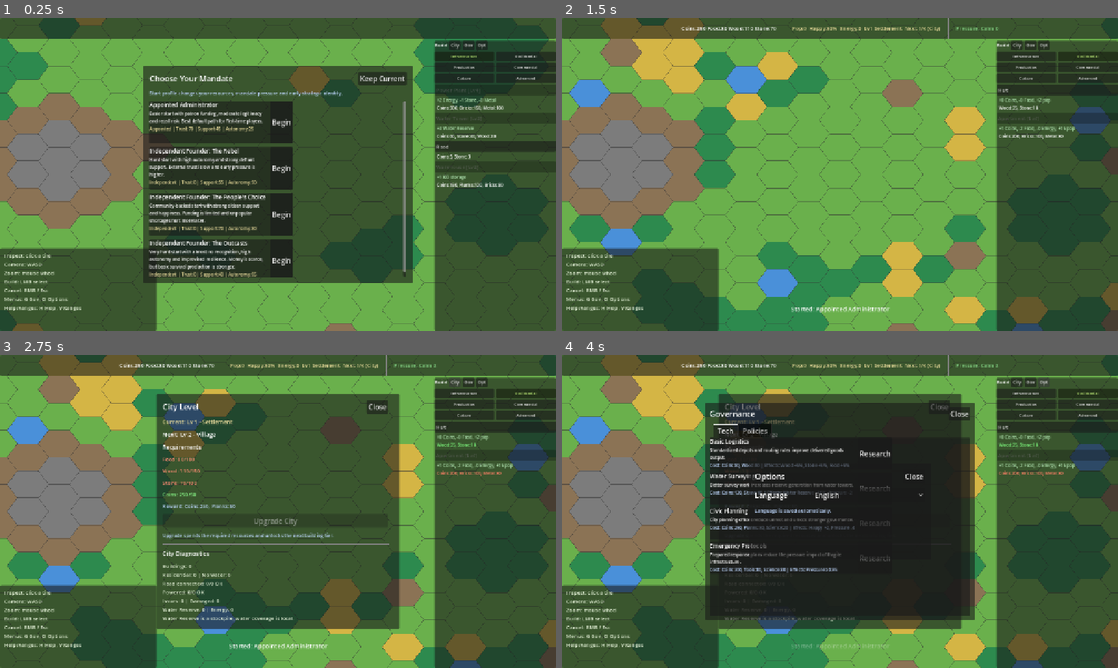
Above: before the commit, frames 1-4 (two rows, left to right).
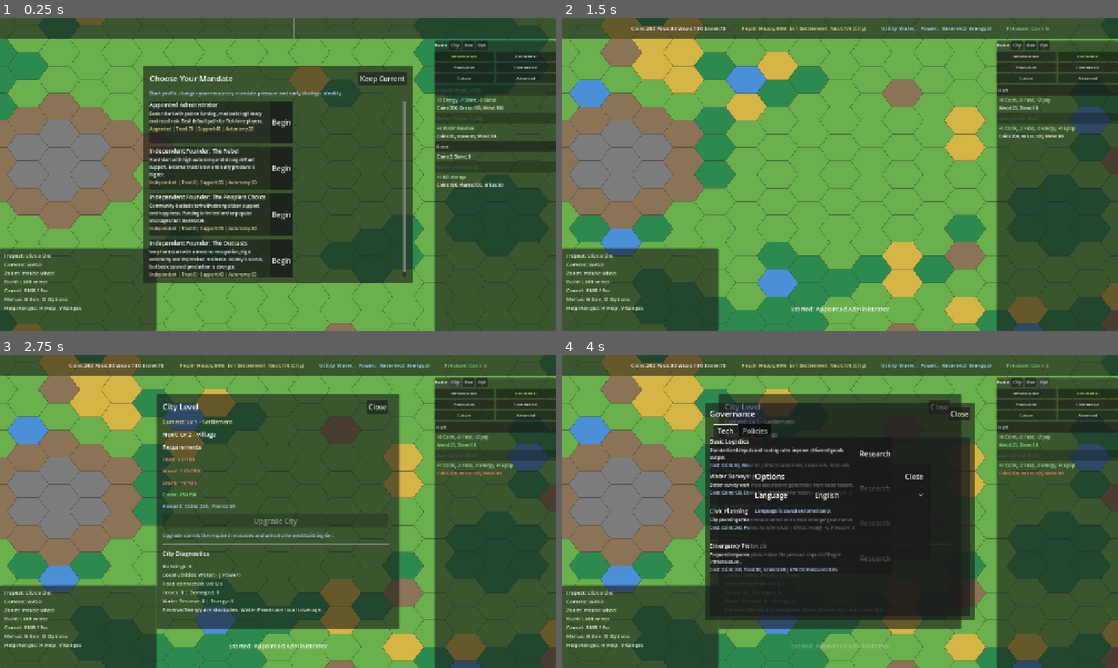
Above: after the commit, the same moments.

Repository: Gaefa/Gamefication
Game: Godot game, scene res://scenes/main.tscn
The game is run twice, just before and just after one commit, with the same random seed, the same clock (stepped at 60 frames per second) and the same inputs.
Inputs:
- Up to frame 1 (0.25 s): no input
- Up to frame 2 (1.5 s): click "Residential" at 0.5 s; click "Begin" at 1.25 s
- Up to frame 3 (2.75 s): click "City" at 2 s
- Up to frame 4 (4 s): click "Gov" at 2.75 s; click "Opt" at 3.5 s

The runs differ from the first frame. In frame 1, less than 0.1% of the frame differs, in the area x 52-53%, y 0-7%; in frame 2, 0.6%; in frame 3, 1.3%, in the area x 12-88%, y 0-86%; in frame 4, 0.7%.

Commit message:
feat: separate utility coverage from stockpiles

Diff:
--- a/godot/content/base/localization.json
+++ b/godot/content/base/localization.json
@@ -117,7 +117,7 @@
   },
   "ui.flow.power": {
     "en": "Power",
-    "ru": "Энергия"
+    "ru": "Энергосеть"
   },
   "ui.flow.inputs": {
     "en": "Inputs",
@@ -147,10 +147,22 @@
     "en": "blocked",
     "ru": "заблокировано"
   },
+  "ui.flow.delivery": {
+    "en": "delivery",
+    "ru": "доставка"
+  },
+  "ui.flow.stock": {
+    "en": "stock",
+    "ru": "склад"
+  },
   "ui.needs.title": {
     "en": "Needs",
     "ru": "Потребности"
   },
+  "ui.utility.title": {
+    "en": "Utility",
+    "ru": "Коммуналка"
+  },
   "ui.governance.short": {
     "en": "Gov",
     "ru": "Упр"
@@ -247,9 +259,17 @@
     "en": "Water Reserve",
     "ru": "Резерв воды"
   },
+  "ui.city.water_reserve_short": {
+    "en": "Reserve",
+    "ru": "Резерв"
+  },
+  "ui.city.local_utilities": {
+    "en": "Local utilities",
+    "ru": "Локальная коммуналка"
+  },
   "ui.city.coverage_note": {
-    "en": "Water Reserve is a stockpile; water coverage is local.",
-    "ru": "Резерв воды - склад. Покрытие водой работает локально."
+    "en": "Reserve/Energy are stockpiles. Water/Power are local coverage.",
+    "ru": "Резерв/энергия - склад. Вода/энергосеть работают через локальное покрытие."
   },
   "ui.common.close": {
     "en": "Close",
--- a/godot/scripts/scenes/hud_root.gd
+++ b/godot/scripts/scenes/hud_root.gd
@@ -7,6 +7,7 @@
 # --- References ---
 var _core_label: Label
 var _city_label: Label
+var _utility_label: Label
 var _risk_label: Label
 
 var _build_panel: PanelContainer
@@ -70,6 +71,7 @@
 	EventBus.game_event_spawned.connect(_on_event_spawned)
 	EventBus.new_game_started.connect(_on_new_game_started)
 	EventBus.tick_finished.connect(_on_tick_finished)
+	EventBus.coverage_recalculated.connect(_on_coverage_recalculated)
 	EventBus.city_level_changed.connect(func(_lv: int) -> void:
 		_rebuild_building_list()
 		if _city_visible:
@@ -80,7 +82,7 @@
 
 
 # ===========================================================
-# RESOURCE BAR (top) — 3 compact blocks: Core | City | Risk
+# RESOURCE BAR (top) — compact blocks: Core | City | Utilities | Risk
 # ===========================================================
 
 func _build_resource_bar() -> void:
@@ -117,6 +119,17 @@
 	sep2.mouse_filter = Control.MOUSE_FILTER_IGNORE
 	hbox.add_child(sep2)
 
+	# Utilities block
+	_utility_label = Label.new()
+	_utility_label.add_theme_font_size_override("font_size", 12)
+	_utility_label.add_theme_color_override("font_color", Color(0.65, 0.85, 1.0))
+	_utility_label.mouse_filter = Control.MOUSE_FILTER_IGNORE
+	hbox.add_child(_utility_label)
+
+	var sep3 := VSeparator.new()
+	sep3.mouse_filter = Control.MOUSE_FILTER_IGNORE
+	hbox.add_child(sep3)
+
 	# Risk block
 	_risk_label = Label.new()
 	_risk_label.add_theme_font_size_override("font_size", 12)
@@ -126,6 +139,7 @@
 
 func _on_resources_changed(_resources: Dictionary) -> void:
 	_update_resource_bar()
+	_update_build_list_affordability()
 
 
 func _update_resource_bar() -> void:
@@ -145,14 +159,11 @@
 	var lv_def: Dictionary = ContentDB.get_level_def(city_lv)
 	var lv_name: String = Localization.content_text(lv_def, "name", "?")
 
-	var energy: float = GameStateStore.get_resource("energy")
-	var city_text: String = "%s:%d  %s:%d%%  %s:%d  %s%d %s" % [
+	var city_text: String = "%s:%d  %s:%d%%  %s%d %s" % [
 		Localization.t("ui.resource.population", "Pop"),
 		pop,
 		Localization.t("ui.resource.happiness", "Happy"),
 		int(happiness),
-		Localization.t("ui.resource.energy", "Energy"),
-		int(energy),
 		Localization.t("ui.resource.level", "Lv"),
 		city_lv,
 		lv_name,
@@ -172,6 +183,22 @@
 				city_text += " %s" % Localization.t("ui.city.open_hint", "(City)")
 	_city_label.text = city_text
 
+	# --- Utilities ---
+	var utility_stats: Dictionary = _collect_utility_stats()
+	var water_total: int = utility_stats.get("residential", 0) as int
+	var water_ok: int = utility_stats.get("residential_watered", 0) as int
+	var power_total: int = utility_stats.get("power_users", 0) as int
+	var power_ok: int = utility_stats.get("power_covered", 0) as int
+	_utility_label.text = "%s  %s  %s  %s:%d  %s:%d" % [
+		Localization.t("ui.utility.title", "Utility"),
+		_coverage_ratio_text(Localization.t("ui.flow.water", "Water"), water_ok, water_total),
+		_coverage_ratio_text(Localization.t("ui.flow.power", "Power"), power_ok, power_total),
+		Localization.t("ui.city.water_reserve_short", "Reserve"),
+		int(GameStateStore.get_resource("water_res")),
+		Localization.t("ui.resource.energy", "Energy"),
+		int(GameStateStore.get_resource("energy")),
+	]
+
 	# --- Risk ---
 	var phase: String = GameStateStore.pressure().phase as String
 	var p_idx: float = GameStateStore.pressure().index as float
@@ -189,7 +216,41 @@
 		p_idx,
 	]
 
-	_update_build_list_affordability()
+
+func _coverage_ratio_text(label: String, covered: int, total: int) -> String:
+	if total <= 0:
+		return "%s:-" % label
+	return "%s:%d/%d" % [label, covered, total]
+
+
+func _collect_utility_stats() -> Dictionary:
+	var stats: Dictionary = {
+		"residential": 0,
+		"residential_watered": 0,
+		"power_users": 0,
+		"power_covered": 0,
+	}
+	var orch := _get_orchestrator()
+	if orch == null or orch.coverage == null:
+		return stats
+
+	for coord: Vector2i in GameStateStore.get_all_building_coords():
+		var bld: Dictionary = GameStateStore.get_building(coord)
+		var type_id: String = bld.get("type", "") as String
+		var def: Dictionary = ContentDB.get_building_def(type_id)
+		var level: int = bld.get("level", 0) as int
+		var ldata: Dictionary = ContentDB.building_level_data(type_id, level)
+		var consumes: Dictionary = ldata.get("consumes", {})
+
+		if (def.get("category", "") as String) == "Residential":
+			stats["residential"] = (stats.get("residential", 0) as int) + 1
+			if orch.coverage.is_water_covered(coord):
+				stats["residential_watered"] = (stats.get("residential_watered", 0) as int) + 1
+		if consumes.has("energy") and type_id != "power":
+			stats["power_users"] = (stats.get("power_users", 0) as int) + 1
+			if orch.coverage.is_power_covered(coord):
+				stats["power_covered"] = (stats.get("power_covered", 0) as int) + 1
+	return stats
 
 
 # ===========================================================
@@ -784,10 +845,14 @@
 func _missing_inputs(coord: Vector2i, consumes: Dictionary, flow: ResourceFlow) -> Array[String]:
 	var missing: Array[String] = []
 	for res_id: String in consumes:
-		if flow.delivery_efficiency(res_id, coord) >= 1.0:
+		var rdef: Dictionary = ContentDB.get_resource_def(res_id)
+		var label: String = Localization.content_text(rdef, "label", res_id)
+		if flow.delivery_efficiency(res_id, coord) < 1.0:
+			missing.append("%s (%s)" % [label, Localization.t("ui.flow.delivery", "delivery")])
 			continue
-		var rdef: Dictionary = ContentDB.get_resource_def(res_id)
-		missing.append(Localization.content_text(rdef, "label", res_id))
+		var required: float = consumes[res_id] as float
+		if GameStateStore.get_resource(res_id) < required:
+			missing.append("%s (%s)" % [label, Localization.t("ui.flow.stock", "stock")])
 	return missing
 
 
@@ -1177,60 +1242,45 @@
 		return Localization.t("ui.city.diagnostics_unavailable", "Diagnostics unavailable")
 
 	var total_buildings := 0
-	var residential := 0
-	var residential_without_water := 0
 	var road_required := 0
 	var road_missing := 0
-	var power_users := 0
-	var power_missing := 0
 	var issues := 0
 	var damaged := 0
+	var utility_stats: Dictionary = _collect_utility_stats()
 
 	for coord: Vector2i in GameStateStore.get_all_building_coords():
 		total_buildings += 1
 		var bld: Dictionary = GameStateStore.get_building(coord)
 		var type_id: String = bld.get("type", "") as String
 		var def: Dictionary = ContentDB.get_building_def(type_id)
-		var level: int = bld.get("level", 0) as int
-		var ldata: Dictionary = ContentDB.building_level_data(type_id, level)
-		var consumes: Dictionary = ldata.get("consumes", {})
-
-		if (def.get("category", "") as String) == "Residential":
-			residential += 1
-			if not orch.coverage.is_water_covered(coord):
-				residential_without_water += 1
+
 		if def.get("requires_road", false) as bool:
 			road_required += 1
 			if not orch.coverage.is_road_connected(coord):
 				road_missing += 1
-		if consumes.has("energy"):
-			power_users += 1
-			if not orch.coverage.is_power_covered(coord):
-				power_missing += 1
 		if bld.get("has_issue", false) as bool:
 			issues += 1
 		if bld.get("damaged", false) as bool:
 			damaged += 1
 
 	var lines: Array[String] = []
+	var residential: int = utility_stats.get("residential", 0) as int
+	var residential_watered: int = utility_stats.get("residential_watered", 0) as int
+	var power_users: int = utility_stats.get("power_users", 0) as int
+	var power_covered: int = utility_stats.get("power_covered", 0) as int
 	lines.append("%s: %d" % [Localization.t("ui.city.buildings", "Buildings"), total_buildings])
-	lines.append("%s: %d | %s: %d" % [
-		Localization.t("ui.city.residential", "Residential"),
-		residential,
-		Localization.t("ui.city.no_water", "No water"),
-		residential_without_water,
+	lines.append("%s: %s" % [
+		Localization.t("ui.city.local_utilities", "Local utilities"),
+		"%s | %s" % [
+			_coverage_ratio_text(Localization.t("ui.flow.water", "Water"), residential_watered, residential),
+			_coverage_ratio_text(Localization.t("ui.flow.power", "Power"), power_covered, power_users),
+		],
 	])
 	lines.append("%s: %d/%d %s" % [
 		Localization.t("ui.city.road_connected", "Road connected"),
 		maxi(road_required - road_missing, 0),
 		road_required,
 		_status_word(road_missing == 0),
-	])
-	lines.append("%s: %d/%d %s" % [
-		Localization.t("ui.city.powered", "Powered"),
-		maxi(power_users - power_missing, 0),
-		power_users,
-		_status_word(power_missing == 0),
 	])
 	lines.append("%s: %d | %s: %d" % [
 		Localization.t("ui.city.issues", "Issues"),
@@ -1244,7 +1294,7 @@
 		Localization.t("ui.resource.energy", "Energy"),
 		int(GameStateStore.get_resource("energy")),
 	])
-	lines.append(Localization.t("ui.city.coverage_note", "Water Reserve is a stockpile; water coverage is local."))
+	lines.append(Localization.t("ui.city.coverage_note", "Reserve/Energy are stockpiles. Water/Power are local coverage."))
 	return "\n".join(lines)
 
 
@@ -1734,3 +1784,11 @@
 	_update_info()
 	if _city_visible:
 		_rebuild_city_panel()
+
+
+func _on_coverage_recalculated() -> void:
+	_update_resource_bar()
+	if _selected_coord != Vector2i(-9999, -9999):
+		_update_info()
+	if _city_visible:
+		_rebuild_city_panel()
